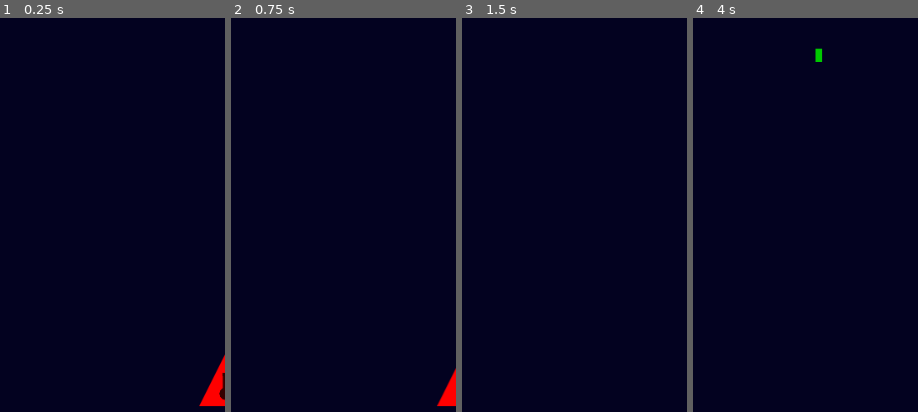
Above: before the commit, frames 1-4 (left to right).
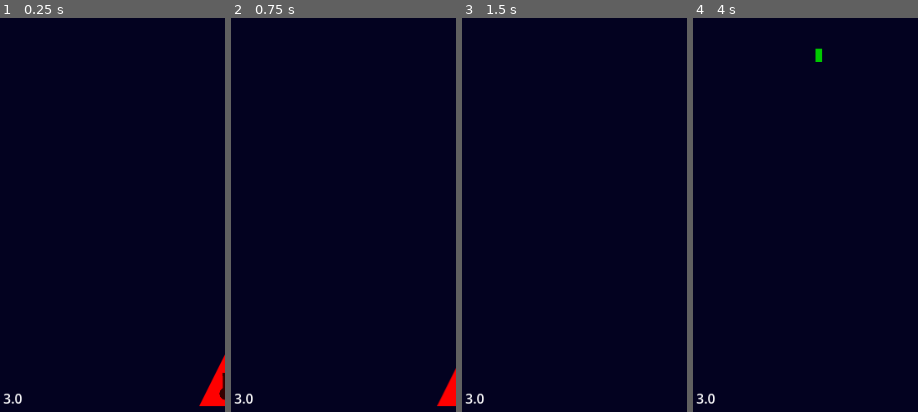
Above: after the commit, the same moments.

Repository: SirLaughy/Space-Shooter
Game: Godot game, scene res://Scenes/root.tscn
Two runs of this game, one before a commit and one after it. Both use one fixed random seed, a clock stepped at 60 frames per second and the inputs below.
Inputs:
- Up to frame 1 (0.25 s): no input
- Up to frame 2 (0.75 s): hold D (move_right) from 0.53 s (still down)
- Up to frame 3 (1.5 s): release D (move_right) at 1.28 s; hold A (move_left) from 1.28 s (still down)
- Up to frame 4 (4 s): release A (move_left) at 2.03 s; hold D (move_right) 2.03-3.53 s; hold A (move_left) from 3.53 s (still down)
The pictures show only the part of the screen within x 0-50%, y 50-100%; the shares and areas given below are measured in that part.

The runs differ from the first frame. In frame 1, 0.1% of the frame differs, in the area x 1-10%, y 95-98%; in frame 2, 0.1%; in frame 3, 0.1%; in frame 4, 0.1%.

Commit message:
Health component implemented

Diff:
--- a/Scenes/Actors/basic_enemy.tscn
+++ b/Scenes/Actors/basic_enemy.tscn
@@ -38,7 +38,7 @@
 colour = Color(0, 0.7882353, 0, 1)
 metadata/_custom_type_script = "uid://dgfsuvve28lan"
 
-[node name="BasicEnemy" type="CharacterBody2D" unique_id=1596659350]
+[node name="BasicEnemy" type="CharacterBody2D" unique_id=1596659350 groups=["Destructibles"]]
 modulate = Color(0.99999994, 0.15909621, 0.99785906, 1)
 collision_layer = 8
 collision_mask = 16
@@ -55,10 +55,9 @@
 health = NodePath("../Health")
 metadata/_custom_type_script = "uid://7661gwcv38wq"
 
-[node name="Health" type="Node" parent="." unique_id=189556271 node_paths=PackedStringArray("actor", "hit_box")]
+[node name="Health" type="Node" parent="." unique_id=189556271 node_paths=PackedStringArray("actor")]
 script = ExtResource("12_dx8pt")
 actor = NodePath("..")
-hit_box = NodePath("../HitBox")
 max_health = 3.0
 metadata/_custom_type_script = "uid://box5qsvrxlwqs"
 
--- a/Scenes/Actors/player.tscn
+++ b/Scenes/Actors/player.tscn
@@ -18,7 +18,7 @@
 [sub_resource type="ConvexPolygonShape2D" id="ConvexPolygonShape2D_n3dut"]
 points = PackedVector2Array(0, -32, 32, 32, -32, 32)
 
-[node name="Player" type="CharacterBody2D" unique_id=205930645]
+[node name="Player" type="CharacterBody2D" unique_id=205930645 groups=["Player"]]
 modulate = Color(1, 0, 0, 1)
 collision_mask = 16
 script = ExtResource("1_wn7ci")
--- a/Scenes/projectile.tscn
+++ b/Scenes/projectile.tscn
@@ -36,7 +36,7 @@
 metadata/_custom_type_script = "uid://4c64x2s8e5tr"
 
 [node name="HurtBox" type="Area2D" parent="." unique_id=152231810 node_paths=PackedStringArray("actor")]
-collision_layer = 0
+collision_layer = 4
 collision_mask = 0
 script = ExtResource("7_cu5m1")
 actor = NodePath("..")
--- a/Scenes/root.tscn
+++ b/Scenes/root.tscn
@@ -59,6 +59,12 @@
 size_flags_vertical = 0
 horizontal_alignment = 1
 
+[node name="HealthLabel" type="Label" parent="HUD" unique_id=1468874626]
+offset_left = 4.0
+offset_top = 932.0
+offset_right = 70.0
+offset_bottom = 956.0
+
 [node name="PlayerNew" parent="." unique_id=205930645 instance=ExtResource("4_4g5cr")]
 position = Vector2(271, 921)
 
--- a/Scripts/Components/health.gd
+++ b/Scripts/Components/health.gd
@@ -10,3 +10,4 @@
 func update_values() -> void:
 	if health <= 0:
 		GlobalSignalBus.entity_died.emit(actor)
+	print(str(actor) + " | " + str(health))
--- a/Scripts/Components/hurt_box.gd
+++ b/Scripts/Components/hurt_box.gd
@@ -8,6 +8,8 @@
 	body_entered.connect(_on_body_entered)
 
 func _on_body_entered(body: Node2D):
-	if body.get_children().has("HitBox"):
-		body.hitbox.health_change(damage * -1)
-	queue_free()
+	var children = str(body.get_children())
+	if children.contains("HitBox"):
+		var node = body.get_node("HitBox")
+		node.health_change(damage * -1)
+	actor.queue_free()
--- a/Scripts/Managers/death_manager.gd
+++ b/Scripts/Managers/death_manager.gd
@@ -7,6 +7,8 @@
 
 func _on_entity_died(entity: Entity) -> void:
 	var groups = entity.get_groups()
+	print(str(entity))
+	print(str(groups))
 	if groups.has("Player"):
 		get_tree().reload_current_scene()
 	elif groups.has("Destructibles"):
--- a/Scripts/root.gd
+++ b/Scripts/root.gd
@@ -3,6 +3,11 @@
 @export var vertical_speed: float
 
 @onready var score_label: Label = $HUD/ScoreLabel
+@onready var health_label: Label = $HUD/HealthLabel
+@onready var player_new: Entity = $PlayerNew
 
 
 var score: int = 0
+
+func _process(delta: float) -> void:
+	health_label.text = str(player_new.get_node("Health").health)
